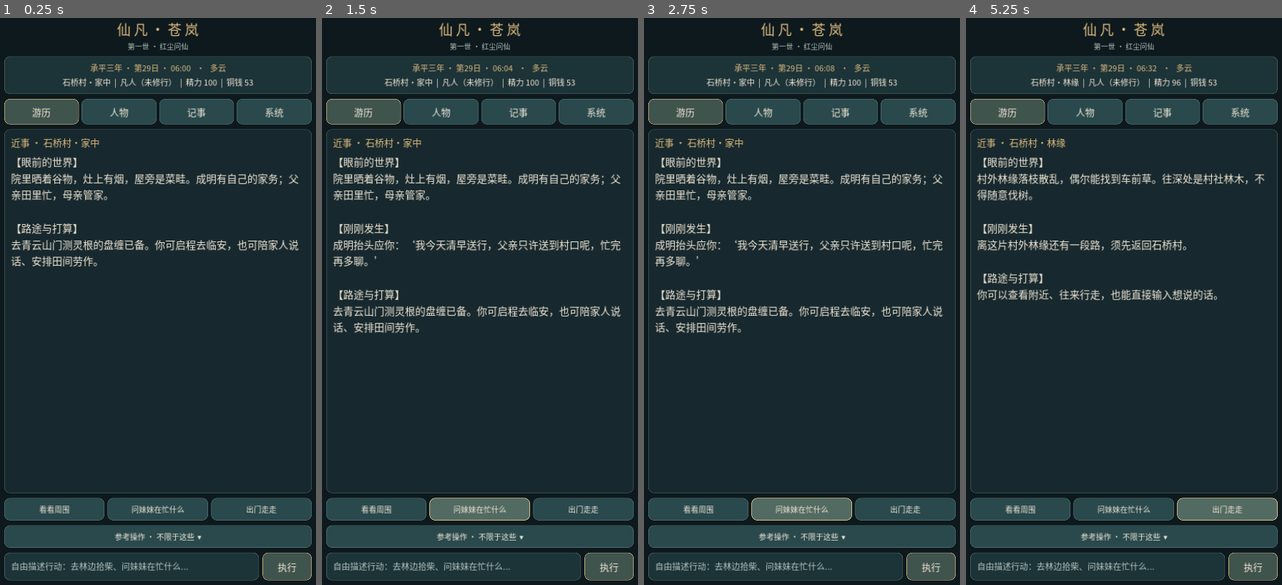
Above: before the commit, frames 1-4 (left to right).
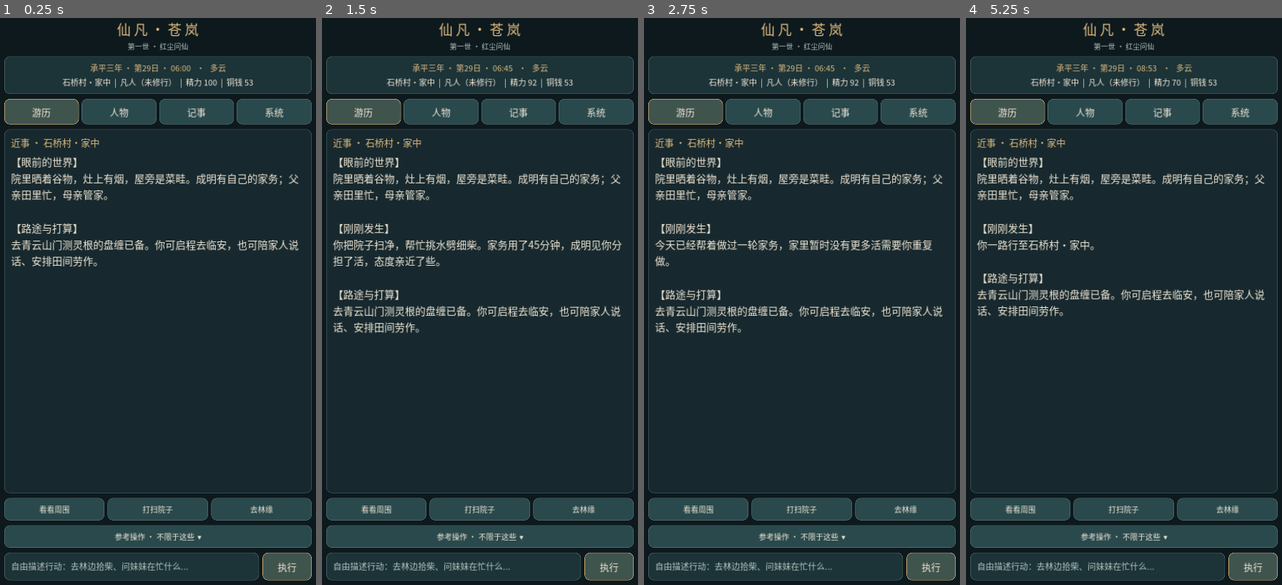
Above: after the commit, the same moments.

Repository: 160701541-cell/xinyanshuo
Game: Godot game, scene res://main.tscn
Same seed, same stepped clock (60 frames per second), same inputs: the game is played once before the commit and once after it.
Inputs (mouse positions are in pixels of both pictures, inside the frame that each line leads up to):
- Up to frame 1 (0.25 s): no input
- Up to frame 2 (1.5 s): click "看看周围" at 0.5 s; click (480, 511) at 1.25 s, where only the run before the commit has a clickable "问妹妹在忙什么"
- Up to frame 3 (2.75 s): click (802, 511) at 2 s, where only the run after the commit has a clickable "打扫院子"
- Up to frame 4 (5.25 s): click (1228, 511) at 2.75 s, where only the run before the commit has a clickable "出门走走"; click (1019, 511) at 3.5 s, where only the run after the commit has a clickable "捡枯枝"; click (1124, 511) at 4.25 s, where only the run after the commit has a clickable "采车前草"; click (1228, 511) at 5 s, where only the run after the commit has a clickable "回家"

The runs differ from the first frame. In frame 1, 0.2% of the frame differs, in the area x 41-88%, y 85-88%; in frame 2, 3.2%; in frame 3, 3.1%; in frame 4, 4.9%, in the area x 3-99%, y 8-89%.

Commit message:
feat(xianfan): location-sensitive suggested actions instead of static action bar

Diff:
--- a/projects/xianfan-living-world/android-text/scripts/main.gd
+++ b/projects/xianfan-living-world/android-text/scripts/main.gd
@@ -140,12 +140,7 @@
     quick_row = HBoxContainer.new()
     quick_row.add_theme_constant_override("separation", 7)
     root.add_child(quick_row)
-    for quick in ["看看周围", "问妹妹在忙什么", "出门走走"]:
-        var q := _btn(quick, func(): _execute("去林缘" if quick == "出门走走" else quick))
-        q.size_flags_horizontal = Control.SIZE_EXPAND_FILL
-        q.custom_minimum_size = Vector2(0, 48)
-        q.add_theme_font_size_override("font_size", 17)
-        quick_row.add_child(q)
+    # Quick actions are regenerated from the current place; never hardwire village actions everywhere.
 
     action_toggle = _btn("参考操作 · 不限于这些  ▾", func(): _toggle_actions())
     action_toggle.custom_minimum_size = Vector2(0, 46)
@@ -182,6 +177,31 @@
     go.custom_minimum_size = Vector2(110, 62)
     input_row.add_child(go)
 
+func _refresh_quick() -> void:
+    for child in quick_row.get_children():
+        quick_row.remove_child(child)
+        child.queue_free()
+    var buttons: Array[String] = []
+    match str(game.data["place"]):
+        "石桥村·家中":
+            buttons = ["看看周围", "打扫院子", "去林缘"]
+        "石桥村·溪边":
+            buttons = ["查看鱼笼", "钓鱼", "回家"]
+        "石桥村·林缘":
+            buttons = ["捡枯枝", "采车前草", "回家"]
+        "临安县城·东市":
+            buttons = ["看看街市", "沿山道北上", "回石桥村"]
+        "青云山门·山门外":
+            buttons = ["看看测灵台", "申请测灵根", "山脚脚店投宿"]
+        _:
+            buttons = ["看看周围", "回石桥村", "去东市"]
+    for action_name in buttons:
+        var q := _btn(action_name, func(): _execute(action_name))
+        q.size_flags_horizontal = Control.SIZE_EXPAND_FILL
+        q.custom_minimum_size = Vector2(0, 48)
+        q.add_theme_font_size_override("font_size", 17)
+        quick_row.add_child(q)
+
 func _toggle_actions() -> void:
     drawer_open = not drawer_open
     scroll.visible = drawer_open
@@ -210,6 +230,7 @@
     scroll.scroll_vertical = 0
 
 func refresh() -> void:
+    _refresh_quick()
     heading.text = game.time_string() + "   ·   " + game.data["weather"]
     status_line.text = "%s  |  %s  |  精力 %d  |  铜钱 %d" % [game.data["place"], game.data["realm"], int(game.data["stamina"]), int(game.data["money"])]
     # On narrower phones the long HUD needs two lines, not a clipped single line.
